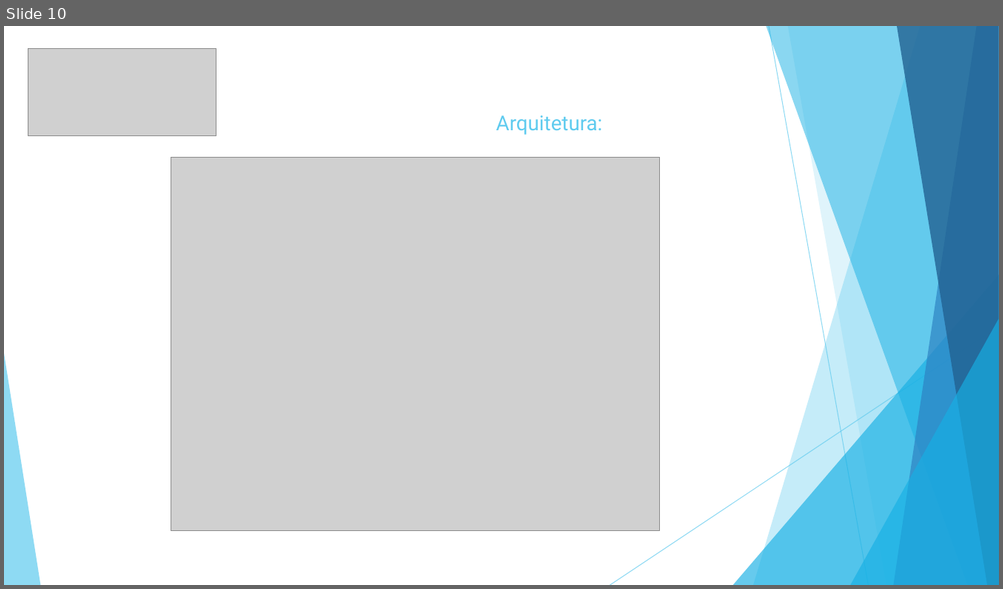
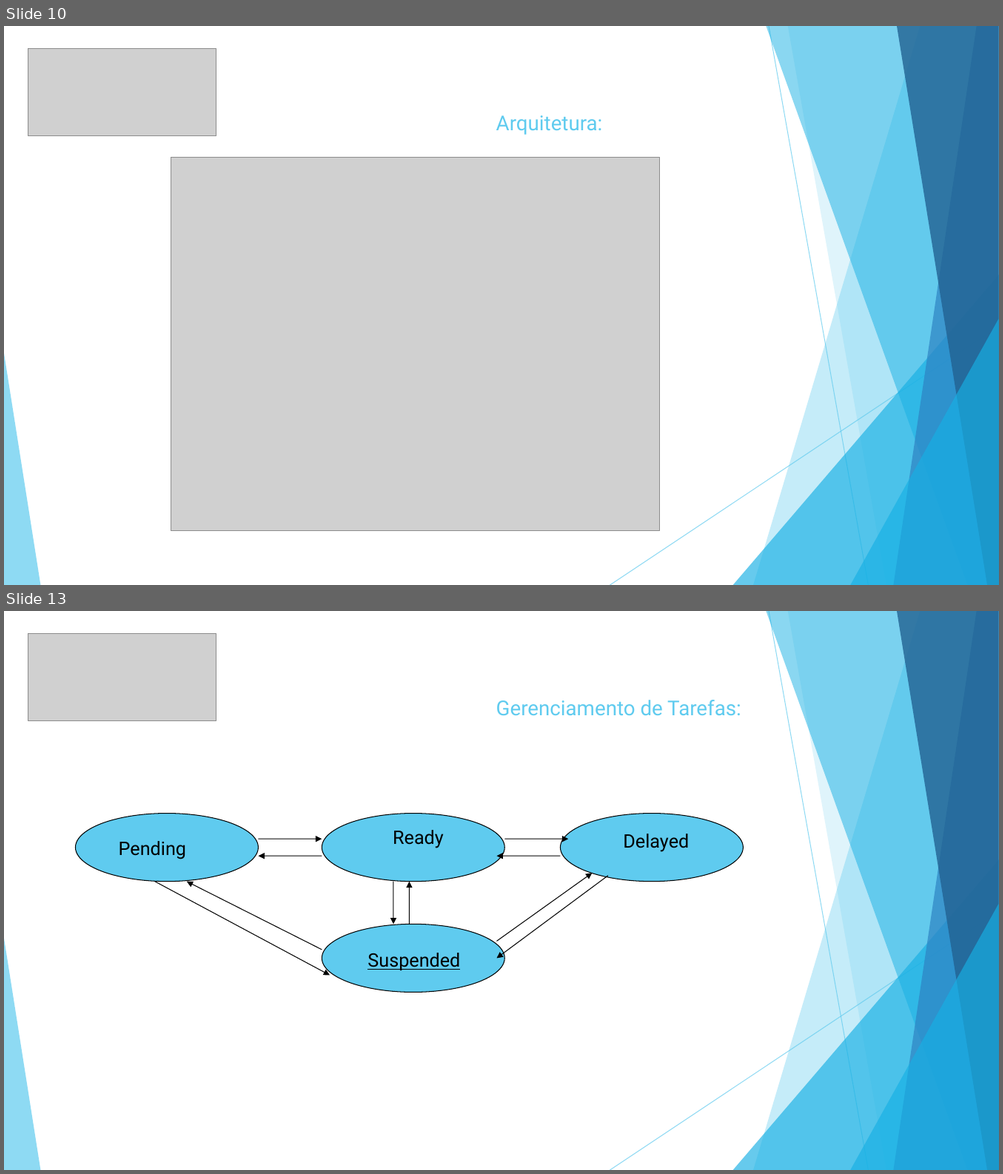
Before and after one commit to gfranzotti/seminarioVxWorks, a slide deck: Seminário VxWorks.pptx. Shown one above the other, each under a label of ours: slide 10 before the commit, slides 10 and 13 after it; the slides between them are not shown. The pictures are 1003x589 and 1003x1174 pixels, drawn with LibreOffice and Linux fonts; fonts in the diff are those of the drawing; grey boxes stand for pictures. Boxes give left, top, right and bottom in pixels: in the first picture for what was removed or moved away, otherwise in the second. Text is boxed around its words. In the diff, an @@ line names an element or a change of style, - is before the commit and + after.

```diff
--- a/Seminário VxWorks.pptx
+++ b/Seminário VxWorks.pptx
@@ slide 13 added at (x1=4, y1=611, x2=999, y2=1170), background #FFFFFF; not listed: 10 template elements that a slide beside it also shows @@
@@ picture added at (x1=28, y1=633, x2=216, y2=721) @@
@@ text added at (x1=496, y1=700, x2=741, y2=716), 19.8 pt, text #5FCBEF @@
+Gerenciamento de Tarefas:
@@ group added at (x1=76, y1=813, x2=743, y2=992): 10 arrows, 4 ellipses, 4 texts @@
+Pending
+Ready
+Delayed
+Suspended
```
Also in this commit, not shown: 5 slides changed, 2 other slides added, 1 slide removed, 25 other files.
